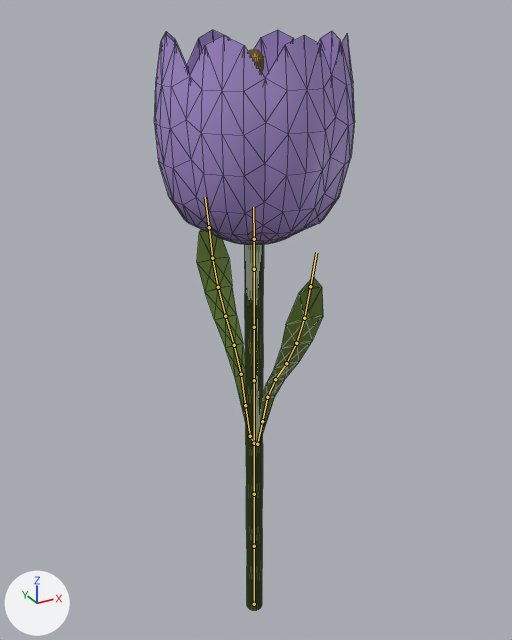
An edit to the FBX model FlourishProject/Assets/Models/Tulip/Tulip.fbx, drawn before and after from the same camera.
Camera for both pictures: a 50 mm lens placed at (-10.2, -18.6, 21.6), pointed at (0.4, 0.5, 12.0). Lighting does not change. The marker at lower left points along +X, +Y and +Z. Both versions are drawn at the pose saved in each file; the numbers are the values there. The bones that bend it are drawn over the model as lines. Mesh edges are drawn as thin lines.

The first picture shows 'Tulip'.
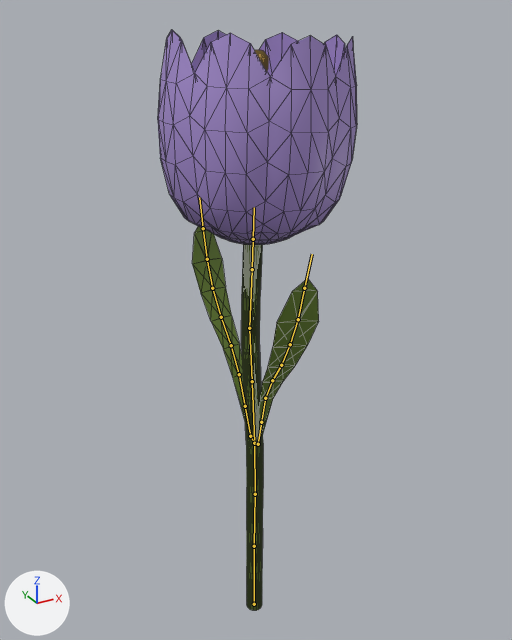
The change, as JSON lines over the scene's bpy script:
```json
{"block": "bone_bone_001", "where": "bone_bone_001 = bpy.data.objects['TulipRig'].pose.bones['Bone.001']  # child of 'Bone'"}
{"op": "set", "path": "bone_bone_001.rotation_quaternion", "old": "(1.0, 0.0, 0.0, 0.0)", "new": "(1.0, 0.0, 0.0, -0.006)", "note": "degrees (0, 0, 0) -> degrees (0, 0, -1)"}
{"block": "bone_bone_002", "where": "bone_bone_002 = bpy.data.objects['TulipRig'].pose.bones['Bone.002']  # child of 'Bone.001'"}
{"op": "set", "path": "bone_bone_002.rotation_quaternion", "old": "(1.0, 0.0, 0.0, 0.0)", "new": "(1.0, 0.0, 0.0, 0.008)", "note": "degrees (0, 0, 0) -> degrees (0, 0, 1)"}
{"block": "bone_bone_003", "where": "bone_bone_003 = bpy.data.objects['TulipRig'].pose.bones['Bone.003']  # child of 'Bone.002'"}
{"op": "set", "path": "bone_bone_003.rotation_quaternion", "old": "(1.0, 0.0, 0.0, 0.0)", "new": "(1.0, 0.0, 0.0, 0.018)", "note": "degrees (0, 0, 0) -> degrees (0, 0, 2)"}
{"block": "bone_bone_005", "where": "bone_bone_005 = bpy.data.objects['TulipRig'].pose.bones['Bone.005']  # child of 'Bone.004'"}
{"op": "set", "path": "bone_bone_005.rotation_quaternion", "old": "(1.0, 0.0, 0.0, 0.0)", "new": "(0.999, 0.0, 0.0, -0.044)", "note": "degrees (0, 0, 0) -> degrees (0, 0, -5)"}
{"block": "bone_bone_007_r", "where": "bone_bone_007_r = bpy.data.objects['TulipRig'].pose.bones['Bone.007.R']  # child of 'Bone.002'"}
{"op": "set", "path": "bone_bone_007_r.rotation_quaternion", "old": "(1.0, 0.0, 0.0, 0.0)", "new": "(1.0, 0.0, -0.017, 0.007)", "note": "degrees (0, 0, 0) -> degrees (0, -2, 1)"}
{"block": "bone_bone_010_r", "where": "bone_bone_010_r = bpy.data.objects['TulipRig'].pose.bones['Bone.010.R']  # child of 'Bone.009.R'"}
{"op": "set", "path": "bone_bone_010_r.rotation_quaternion", "old": "(1.0, 0.0, 0.0, 0.0)", "new": "(0.996, 0.0, 0.087, 0.0)", "note": "degrees (0, 0, 0) -> degrees (0, 10, 0)"}
{"block": "bone_bone_007_l", "where": "bone_bone_007_l = bpy.data.objects['TulipRig'].pose.bones['Bone.007.L']  # child of 'Bone.002'"}
{"op": "set", "path": "bone_bone_007_l.rotation_quaternion", "old": "(1.0, 0.0, 0.0, 0.0)", "new": "(1.0, 0.0, 0.017, 0.007)", "note": "degrees (0, 0, 0) -> degrees (0, 2, 1)"}
{"block": "bone_bone_010_l", "where": "bone_bone_010_l = bpy.data.objects['TulipRig'].pose.bones['Bone.010.L']  # child of 'Bone.009.L'"}
{"op": "set", "path": "bone_bone_010_l.rotation_quaternion", "old": "(1.0, 0.0, 0.0, 0.0)", "new": "(0.991, 0.0, -0.131, 0.0)", "note": "degrees (0, 0, 0) -> degrees (0, -15, 0)"}
```

Location of each change, [x1, y1, x2, y2] in pixels of the pictures (512 x 640 px):
```json
{"object": "Tulip", "change": "posed", "before": [154, 30, 355, 610], "after": [158, 30, 357, 610]}
{"bone": "Bone.001", "before": "(254, 546) to (254, 494)", "after": "(254, 546) to (255, 494)"}
{"bone": "Bone.002", "before": "(254, 494) to (254, 443)", "after": "(255, 494) to (254, 443)"}
{"bone": "Bone.003", "before": "(254, 443) to (254, 380)", "after": "(254, 443) to (252, 381)"}
{"bone": "Bone.005", "before": "(254, 327) to (254, 269)", "after": "(249, 328) to (252, 269)"}
{"bone": "Bone.010.R", "before": "(241, 374) to (234, 345)", "after": "(239, 374) to (231, 345)"}
{"bone": "Bone.007.L", "before": "(254, 443) to (257, 444)", "after": "(254, 443) to (258, 444)"}
{"bone": "Bone.010.L", "before": "(267, 397) to (275, 379)", "after": "(265, 398) to (272, 380)"}
```
